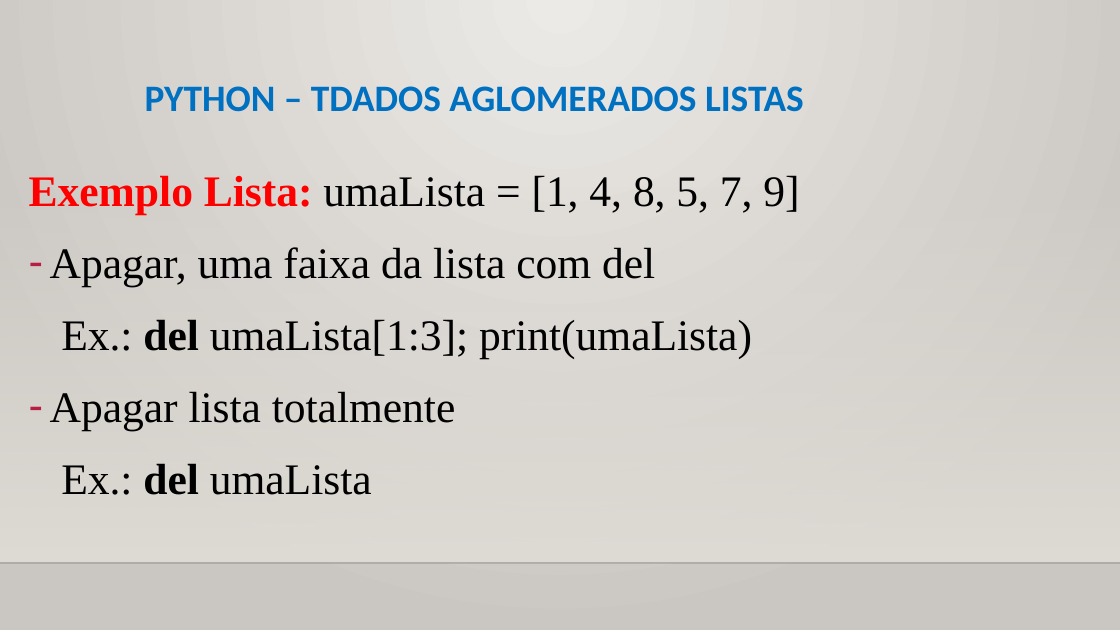
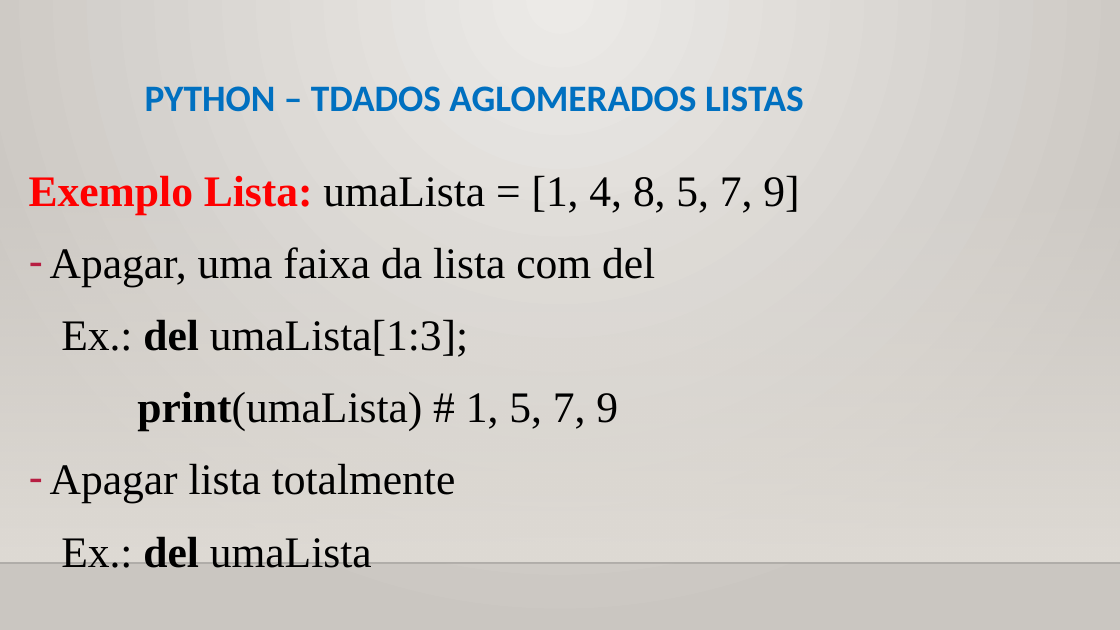
Before and after one commit to CloudEducationBrazil/WydenPythonParadigmas, a slide deck: slide 10 of 01 Classes/Aula 07 Programação Python - Tipos de Dados Aglomerados.pptx (slide 9 before the commit). Drawn at 1120x630 pixels with LibreOffice and Linux fonts; fonts in the diff are those of the drawing; background and template pictures are left out. Boxes give left, top, right and bottom in pixels: in the first picture for what was removed or moved away, otherwise in the second. Text is boxed around its words. In the diff, an @@ line names an element or a change of style, - is before the commit and + after.

Commit message:
PPT Python Aula 7 17092022

```diff
--- a/01 Classes/Aula 07 Programação Python - Tipos de Dados Aglomerados.pptx
+++ b/01 Classes/Aula 07 Programação Python - Tipos de Dados Aglomerados.pptx
@@ text at <box>61,319,618,431</box>: text changed @@
-Ex.: del umaLista[1:3]; print(umaLista)
+Ex.: del umaLista[1:3];
+print(umaLista) # 1, 5, 7, 9
```
Also in this commit, not shown: 7 other slides changed, 1 slide added.
